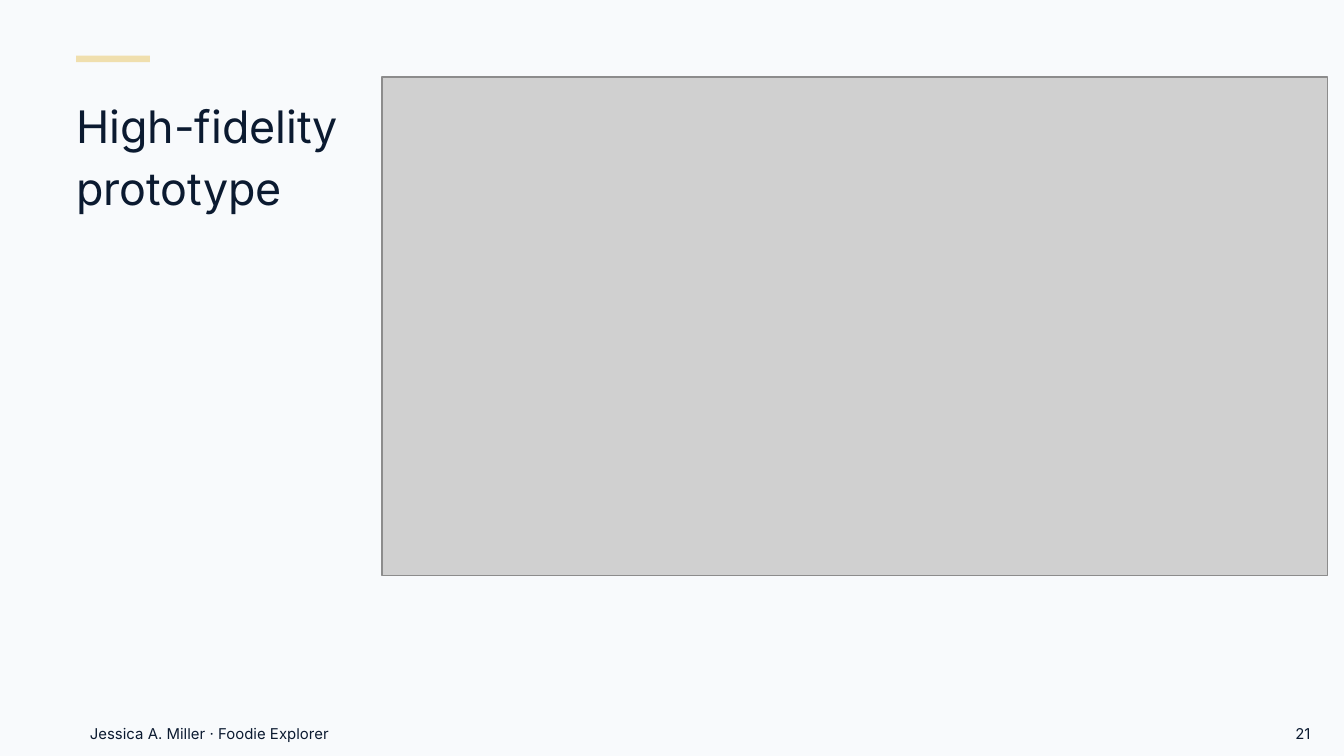
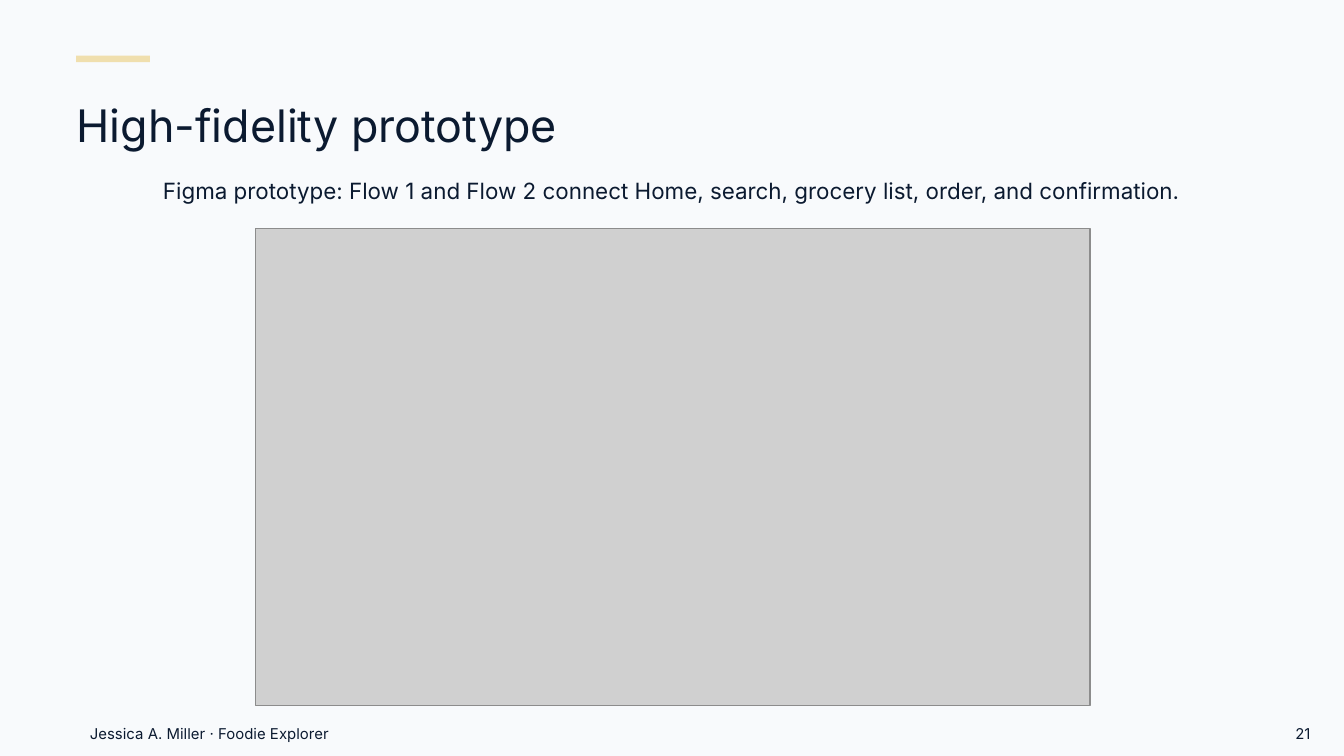
Before and after one commit to Millrjess/millrjess.github.io, a slide deck: slide 21 of assets/presentations/Foodie_Explorer_Case_Study_Professional.pptx. Drawn at 1344x756 pixels with LibreOffice and Linux fonts; fonts in the diff are those of the drawing; grey boxes stand for pictures. Boxes give left, top, right and bottom in pixels: in the first picture for what was removed or moved away, otherwise in the second. Text is boxed around its words. In the diff, an @@ line names an element or a change of style, - is before the commit and + after.

```diff
--- a/assets/presentations/Foodie_Explorer_Case_Study_Professional.pptx
+++ b/assets/presentations/Foodie_Explorer_Case_Study_Professional.pptx
@@ text "High-fidelity prototype" rewrapped from [76, 109, 338, 215] to [77, 108, 557, 152] @@
@@ text added at [163, 182, 1179, 204], 12 pt, text #0B1A30 @@
+Figma prototype: Flow 1 and Flow 2 connect Home, search, grocery list, order, and confirmation.
@@ picture: place and size @@
-picture at [382, 77, 1328, 575]
+picture at [255, 228, 1090, 706]
```
Also in this commit, not shown: 7 other slides changed.
